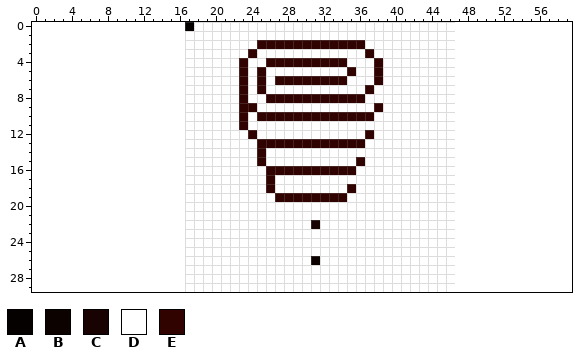
Two states of a pixel-art sprite, Breakout/Maps/Level13.png. Above, as it was before the edit.
The file is 30x30 pixels. Colours within 5 levels of each other are drawn and written as one. The old version is drawn lined up with the new one, on the new canvas.
Palette (. is transparent): A #040100  B #0c0301  C #180302  D #ffffff  E #300300
Pixels before, first column x 17:
 0 ADDDDDDDDDDDDDDDDDDDDDDDDDDDDD
 1 DDDDDDDDDDDDDDDDDDDDDDDDDDDDDD
 2 DDDDDDDDEEEEEEEEEEEEDDDDDDDDDD
 3 DDDDDDDEDDDDDDDDDDDDEDDDDDDDDD
 4 DDDDDDEDDEEEEEEEEEDDDEDDDDDDDD
 5 DDDDDDEDEDDDDDDDDDEDDEDDDDDDDD
 6 DDDDDDEDEDEEEEEEEEDDDEDDDDDDDD
 7 DDDDDDEDEDDDDDDDDDDDEDDDDDDDDD
 8 DDDDDDEDDEEEEEEEEEEEDDDDDDDDDD
 9 DDDDDDEEDDDDDDDDDDDDDEDDDDDDDD
10 DDDDDDEDEEEEEEEEEEEEEDDDDDDDDD
11 DDDDDDEDDDDDDDDDDDDDDDDDDDDDDD
12 DDDDDDDEDDDDDDDDDDDDEDDDDDDDDD
13 DDDDDDDDEEEEEEEEEEEEDDDDDDDDDD
14 DDDDDDDDEDDDDDDDDDDDDDDDDDDDDD
15 DDDDDDDDEDDDDDDDDDDEDDDDDDDDDD
16 DDDDDDDDDEEEEEEEEEEDDDDDDDDDDD
17 DDDDDDDDDEDDDDDDDDDDDDDDDDDDDD
18 DDDDDDDDDEDDDDDDDDEDDDDDDDDDDD
19 DDDDDDDDDDEEEEEEEEDDDDDDDDDDDD
20 DDDDDDDDDDDDDDDDDDDDDDDDDDDDDD
21 DDDDDDDDDDDDDDDDDDDDDDDDDDDDDD
22 DDDDDDDDDDDDDDCDDDDDDDDDDDDDDD
23 DDDDDDDDDDDDDDDDDDDDDDDDDDDDDD
24 DDDDDDDDDDDDDDDDDDDDDDDDDDDDDD
25 DDDDDDDDDDDDDDDDDDDDDDDDDDDDDD
26 DDDDDDDDDDDDDDBDDDDDDDDDDDDDDD
27 DDDDDDDDDDDDDDDDDDDDDDDDDDDDDD
28 DDDDDDDDDDDDDDDDDDDDDDDDDDDDDD
29 DDDDDDDDDDDDDDDDDDDDDDDDDDDDDD
New version:
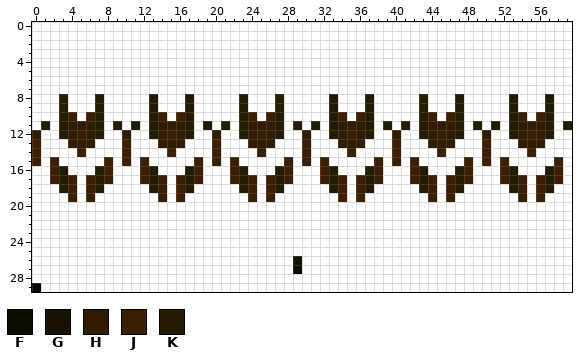
Colours new in this view: F #0c0e01  G #181202  H #301d00  J #3c1e00  K #241c00
Changes in this commit:
canvas 30x30 -> 60x30, the old top-left corner now at 17,0
Changed rows in their new state; - is an unchanged pixel.
first column x 0:
 0 DDDDDDDDDDDDDDDDDD-----------------------------DDDDDDDDDDDDD
 1 DDDDDDDDDDDDDDDDD------------------------------DDDDDDDDDDDDD
 2 DDDDDDDDDDDDDDDDD--------DDDDDDDDDDDD----------DDDDDDDDDDDDD
 3 DDDDDDDDDDDDDDDDD-------D------------D---------DDDDDDDDDDDDD
 4 DDDDDDDDDDDDDDDDD------D--DDDDDDDDD---D--------DDDDDDDDDDDDD
 5 DDDDDDDDDDDDDDDDD------D-D---------D--D--------DDDDDDDDDDDDD
 6 DDDDDDDDDDDDDDDDD------D-D-DDDDDDDD---D--------DDDDDDDDDDDDD
 7 DDDDDDDDDDDDDDDDD------D-D-----------D---------DDDDDDDDDDDDD
 8 DDDKDDDKDDDDDKDDDK-----K--DKDDDDDKDDDK-----K---KDDDDDKDDDKDD
 9 DDDKDDDKDDDDDKDDDK-----KD--K-----K---KD----K---KDDDDDKDDDKDD
10 DDDKJDJKDDDDDKJDJK-----KJDJKDDDDDKJDJK-----KJ-JKDDDDDKJDJKDD
11 DKDKHHHKDKDKDKHHHK-K-K-KHHHK-K-K-KHHHK-K-K-KHHHKDKDKDKHHHKDK
12 HDDKHJHKDDHDDKHJHK--H--KHJHK--H--KHJHK--H--KHJHKDDHDDKHJHKDD
13 JDDDHHHDDDJDDDHHH---J---HHHDDDJDDDHHH---J---HHHDDDJDDDHHHDDD
14 JDDDDJDDDDJDDDDJD---J----J----J----J----J----J-DDDJDDDDJDDDD
15 JDJDDDDDJDJDJDDDD-J-J-J--D--J-J-J---D-J-J-J----DJDJDJDDDDDJD
16 DDJKDDDKJDDDJKDDDKJ---JK--DKJDDDJKDD-KJ---JK---KJDDDJKDDDKJD
17 DDJKJDJKJDDDJKJDJKJ---JKJ-JKJ---JKJ-JKJ---JKJ-JKJDDDJKJDJKJD
18 DDDKJDJKDDDDDKJDJK-----KJ-JK-----KJDJK-----KJ-JKDDDDDKJDJKDD
19 DDDDJDJDDDDDDDJDJ-------J-JDDDDDDDJ-J-------J-JDDDDDDDJDJDDD
20 DDDDDDDDDDDDDDDDD------------------------------DDDDDDDDDDDDD
21 DDDDDDDDDDDDDDDDD------------------------------DDDDDDDDDDDDD
22 DDDDDDDDDDDDDDDDD--------------D---------------DDDDDDDDDDDDD
23 DDDDDDDDDDDDDDDDD------------------------------DDDDDDDDDDDDD
24 DDDDDDDDDDDDDDDDD------------------------------DDDDDDDDDDDDD
25 DDDDDDDDDDDDDDDDD------------------------------DDDDDDDDDDDDD
26 DDDDDDDDDDDDDDDDD------------G-D---------------DDDDDDDDDDDDD
27 DDDDDDDDDDDDDDDDD------------F-----------------DDDDDDDDDDDDD
28 DDDDDDDDDDDDDDDDD------------------------------DDDDDDDDDDDDD
29 BDDDDDDDDDDDDDDDD------------------------------DDDDDDDDDDDDD
Boxes around the changes in both pictures, in picture pixels (x1, y1, x2, y2):
changed: (32, 22, 572, 292)
